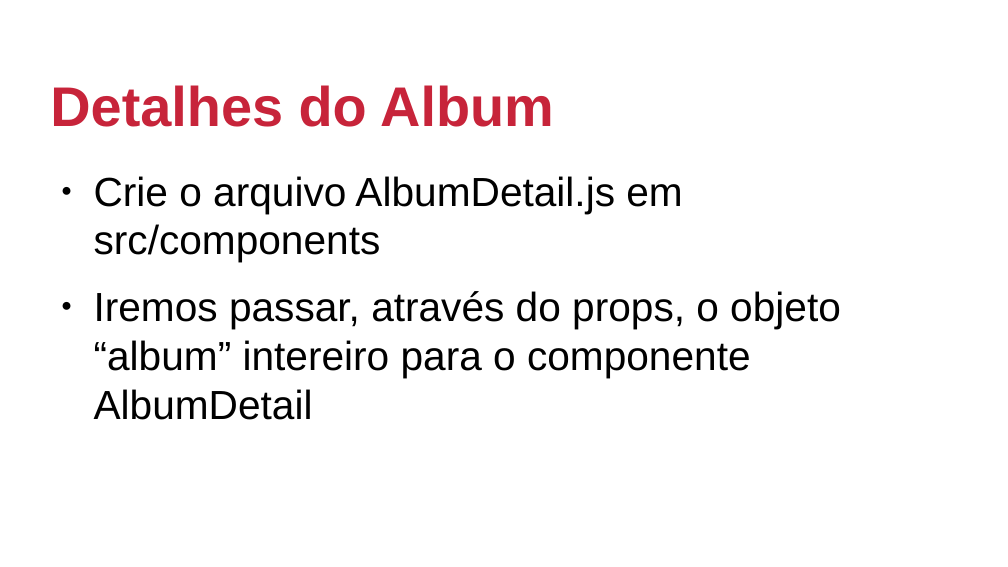
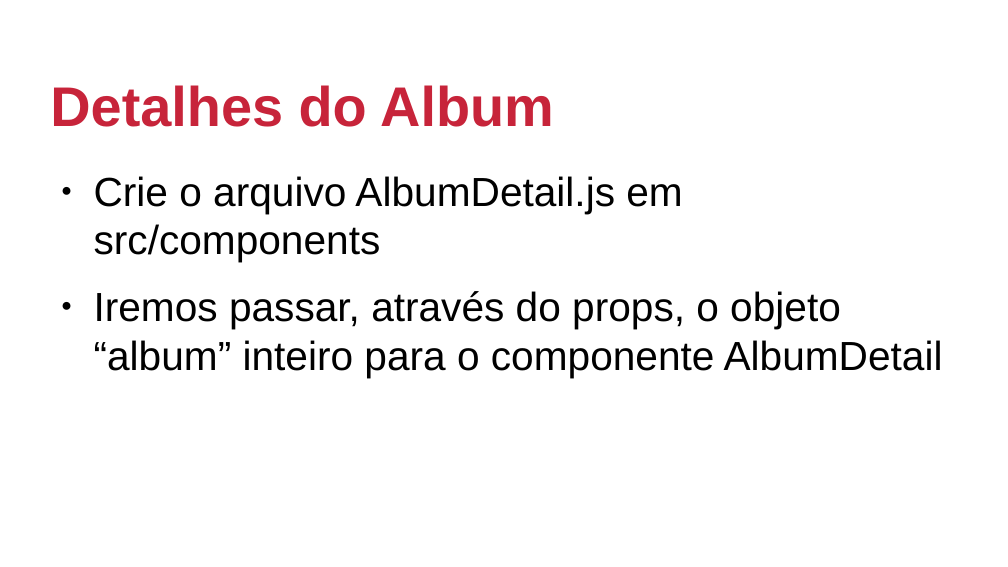
Before and after one commit to johnmagt/PIDM-2019_2, a slide deck: slide 20 of SLIDES/parte2/aula03.odp. Drawn at 1008x567 pixels with LibreOffice and Linux fonts; fonts in the diff are those of the drawing; background and template pictures are left out. Boxes give left, top, right and bottom in pixels: in the first picture for what was removed or moved away, otherwise in the second. Text is boxed around its words. In the diff, an @@ line names an element or a change of style, - is before the commit and + after.

```diff
--- a/SLIDES/parte2/aula03.odp
+++ b/SLIDES/parte2/aula03.odp
@@ text at [94, 291, 943, 378]: text changed @@
-● Iremos passar, através do props, o objeto “album” intereiro para o componente AlbumDetail
+● Iremos passar, através do props, o objeto “album” inteiro para o componente AlbumDetail
```
Also in this commit, not shown: 1 other slide changed, 13 other files.
